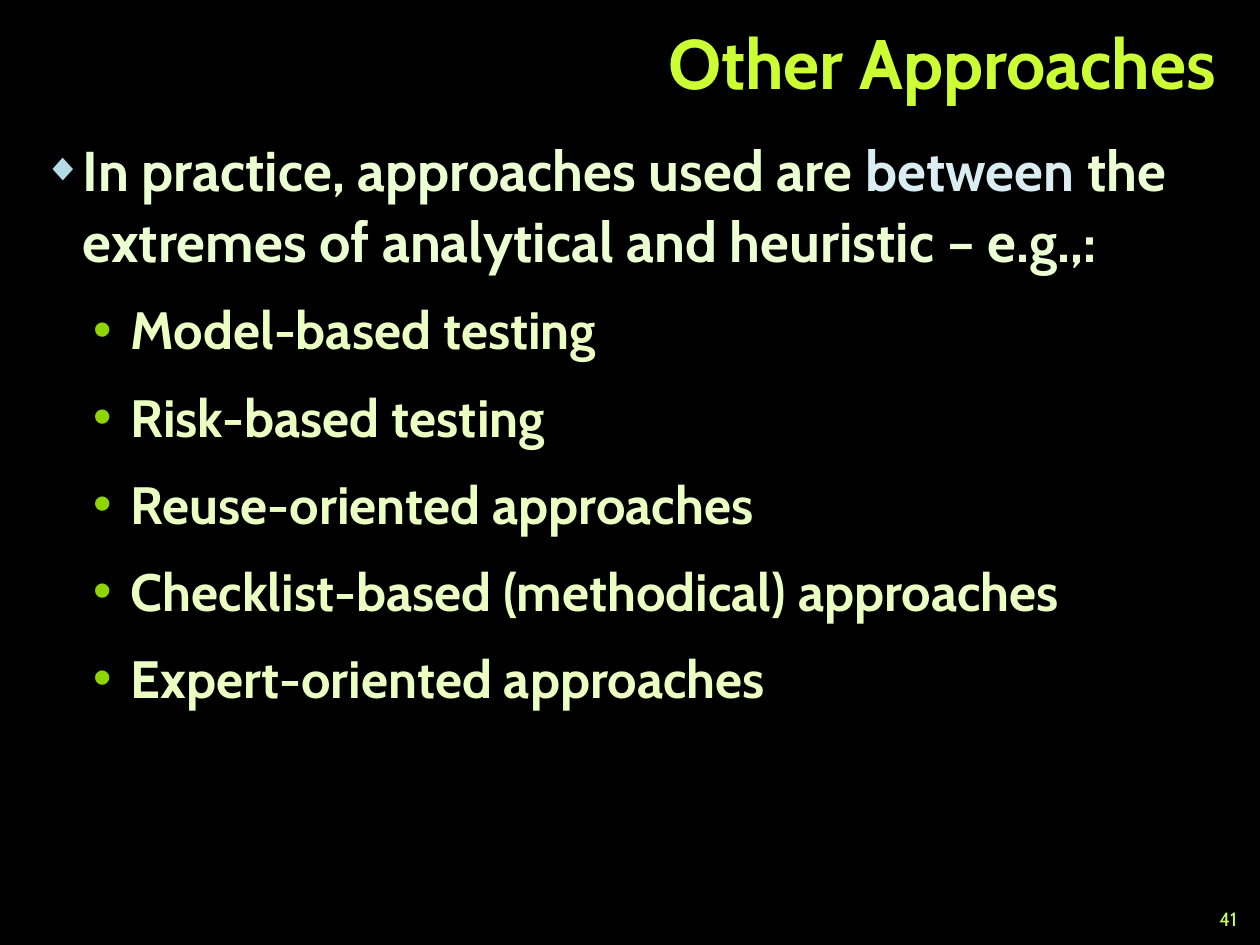
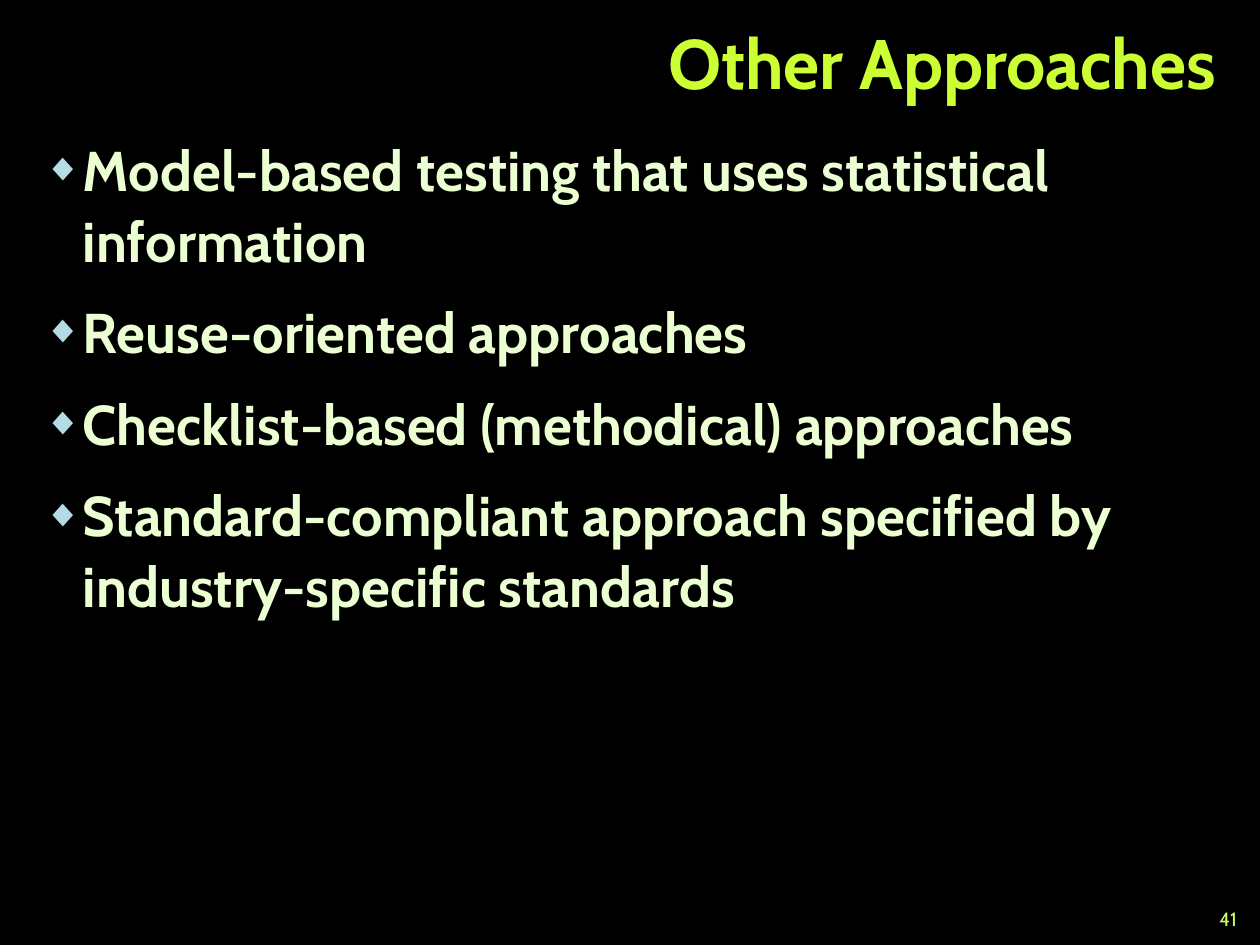
Before and after one commit to TelerikAcademy/QA-Academy, a slide deck: slide 41 of 07. Test Management/Test Planning and Estimation.pptx. Drawn at 1260x945 pixels with LibreOffice and Linux fonts; fonts in the diff are those of the drawing; background and template pictures are left out. Boxes give left, top, right and bottom in pixels: in the first picture for what was removed or moved away, otherwise in the second. Text is boxed around its words. In the diff, an @@ line names an element or a change of style, - is before the commit and + after.

```diff
--- a/07. Test Management/Test Planning and Estimation.pptx
+++ b/07. Test Management/Test Planning and Estimation.pptx
@@ text at <box>83,149,1049,263</box>: text changed @@
-◆ In practice, approaches used are between the extremes of analytical and heuristic – e.g.,:
-  • Model-based testing
-  • Risk-based testing
+◆ Model-based testing that uses statistical information
@@ text at <box>83,311,1074,457</box>: size 30 to 32 pt, text colour #EBFFC2 to #EBFFD2 in "Reuse-oriented approaches", "Checklist-based (methodical) approaches"; bullet • to ◆; list level 2 to 1 in "Reuse-oriented approaches"; bullet colour #8FD600 to #B5DBE5; list level 2 to 1 in "Checklist-based (methodical) approaches" @@
@@ text at <box>83,494,1111,619</box>: text changed; size 30 to 32 pt; text colour #EBFFC2 to #EBFFD2 @@
-  • Expert-oriented approaches
+◆ Standard-compliant approach specified by industry-specific standards
```
Also in this commit, not shown: 1 other slide changed.
